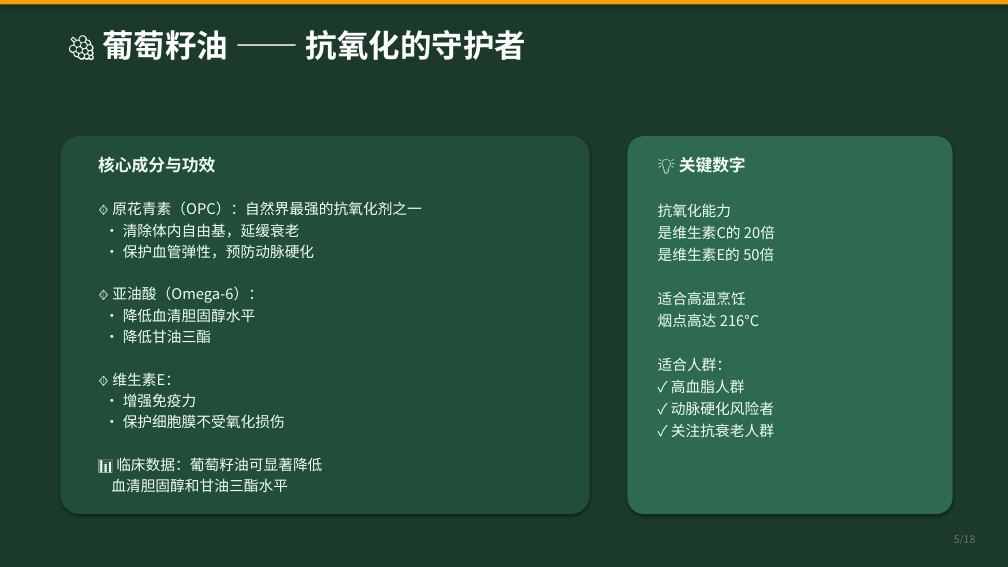
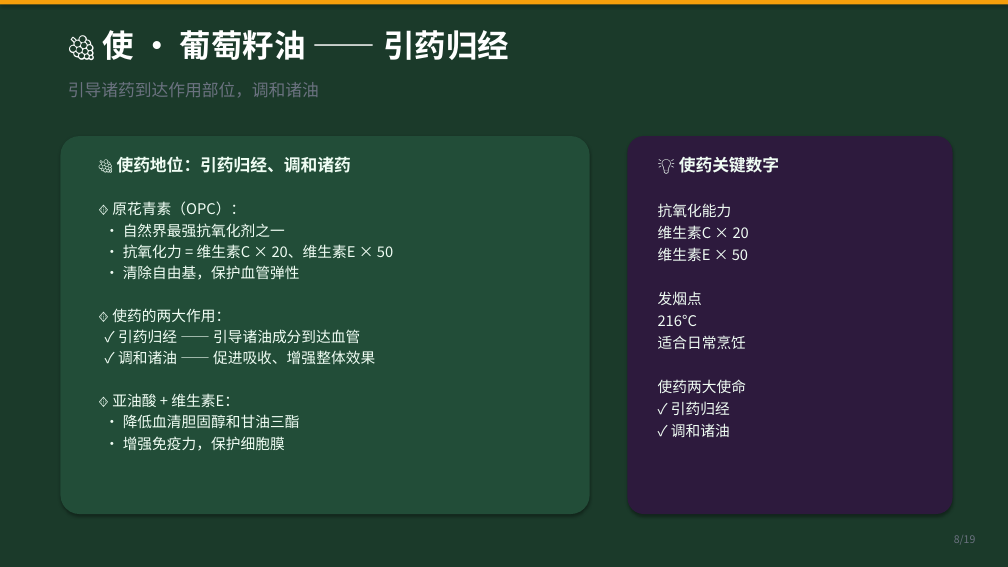
Before and after one commit to unclefrankie422/boyboy-manager, a slide deck: slide 8 of why-four-seed-oil.pptx (slide 5 before the commit). Drawn at 1008x567 pixels with LibreOffice and Linux fonts; fonts in the diff are those of the drawing. Boxes give left, top, right and bottom in pixels: in the first picture for what was removed or moved away, otherwise in the second. Text is boxed around its words. In the diff, an @@ line names an element or a change of style, - is before the commit and + after.

Commit message:
四籽油丸PPT v2：按君臣佐使配伍理论重新排列四种油顺序（君紫苏·臣亚麻·佐山茶·使葡萄），新增配伍理论专页，19页

```diff
--- a/why-four-seed-oil.pptx
+++ b/why-four-seed-oil.pptx
@@ text at [102,30,509,60]: text changed @@
-🍇 葡萄籽油 —— 抗氧化的守护者
+🍇 使 · 葡萄籽油 —— 引药归经
@@ text added at [68,82,319,98], 16 pt, text #6B7280 @@
+引导诸药到达作用部位，调和诸油
@@ rounded rectangle at [628,136,953,514]: fill #2D6A4F to #2D1A3D @@
@@ text at [112,156,393,451]: text changed @@
-核心成分与功效
-🔸 原花青素（OPC）：自然界最强的抗氧化剂之一
-• 清除体内自由基，延缓衰老
-• 保护血管弹性，预防动脉硬化
-🔸 亚油酸（Omega-6）：
-• 降低血清胆固醇水平
-• 降低甘油三酯
-🔸 维生素E：
-• 增强免疫力
-• 保护细胞膜不受氧化损伤
-📊 临床数据：葡萄籽油可显著降低
-血清胆固醇和甘油三酯水平
+🍇 使药地位：引药归经、调和诸药
+🔸 原花青素（OPC）：
+• 自然界最强抗氧化剂之一
+• 抗氧化力 = 维生素C × 20、维生素E × 50
+• 清除自由基，保护血管弹性
+🔸 使药的两大作用：
+✓ 引药归经 —— 引导诸油成分到达血管
+✓ 调和诸油 —— 促进吸收、增强整体效果
+🔸 亚油酸 + 维生素E：
+• 降低血清胆固醇和甘油三酯
+• 增强免疫力，保护细胞膜
@@ text at [679,157,779,173]: text changed @@
-💡 关键数字
+💡 使药关键数字
@@ text at [658,225,749,437]: text changed @@
-是维生素C的 20倍
-是维生素E的 50倍
-适合高温烹饪
-烟点高达 216°C
-适合人群：
-✓ 高血脂人群
-✓ 动脉硬化风险者
-✓ 关注抗衰老人群
+维生素C × 20
+维生素E × 50
+发烟点
+216°C
+适合日常烹饪
+使药两大使命
+✓ 引药归经
+✓ 调和诸油
```
Also in this commit, not shown: 16 other slides changed, 2 slides added, 1 slide removed, 1 other file.
